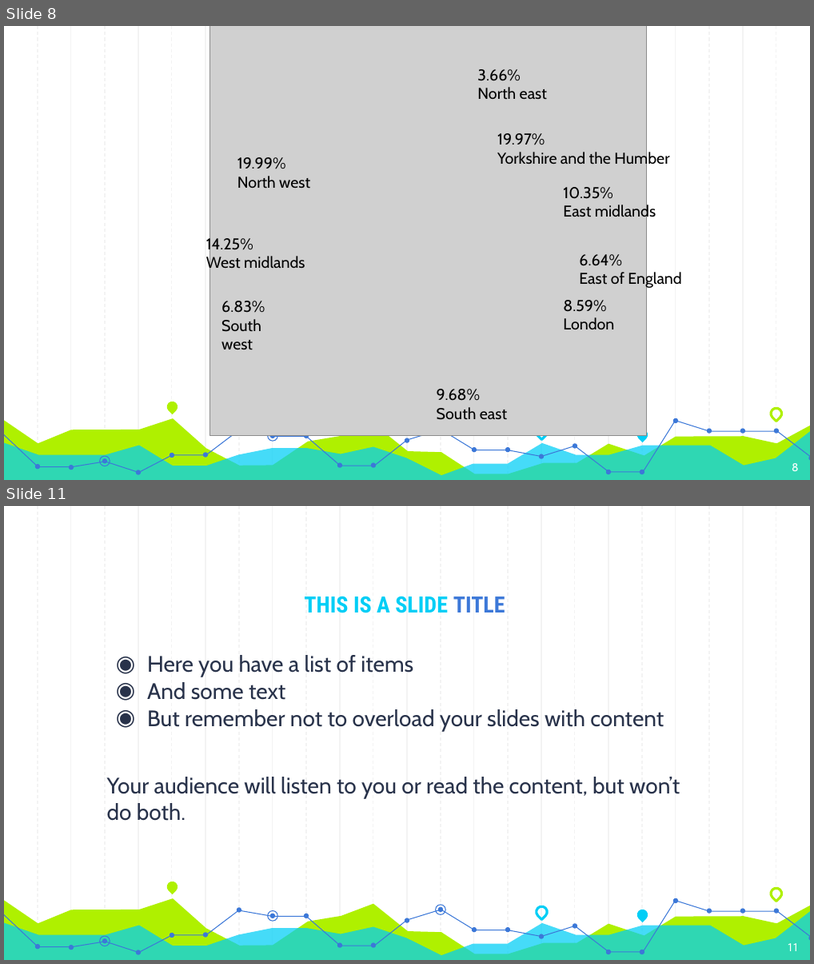
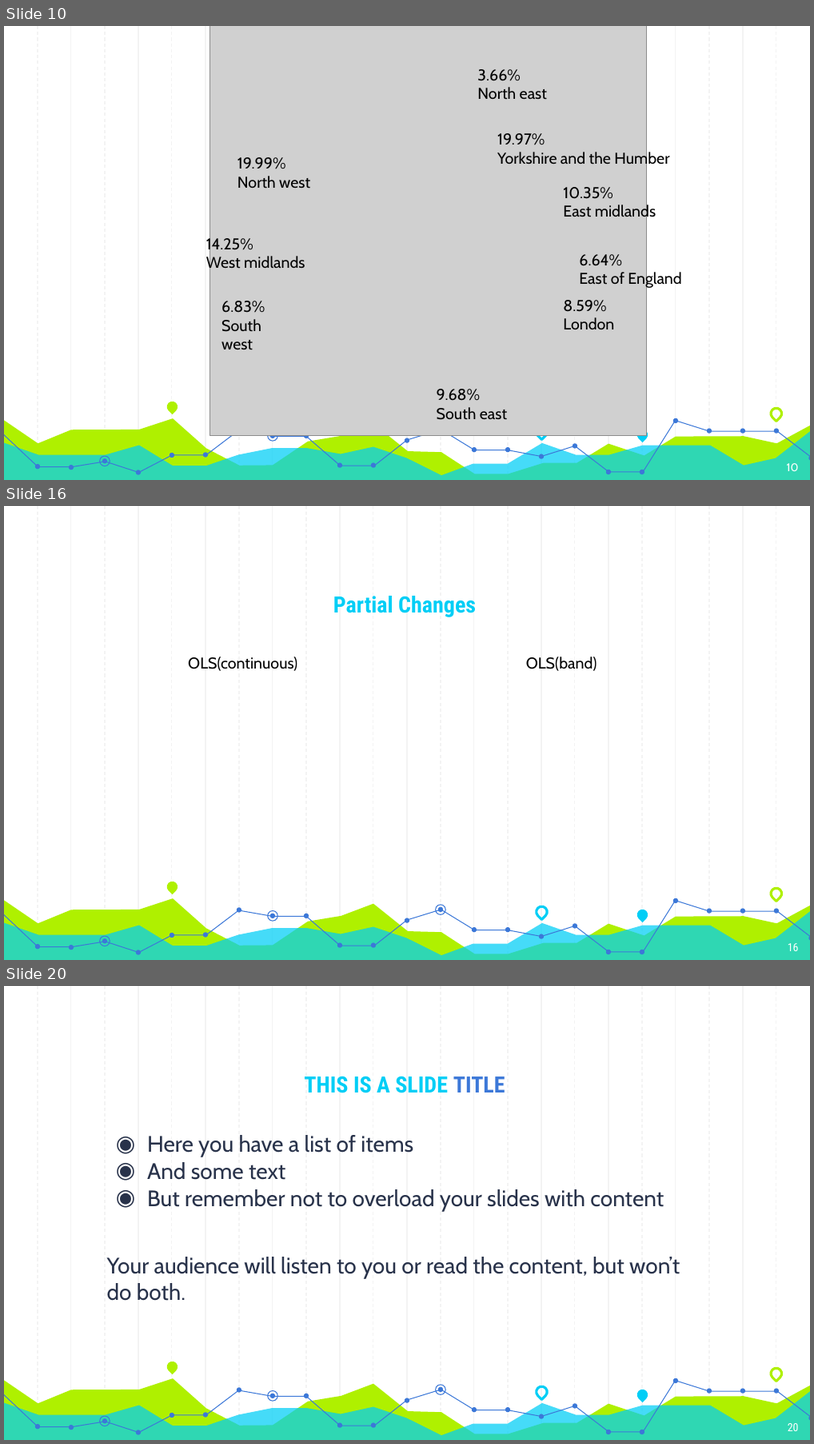
Before and after one commit to Sanchayan-Bhowal/Project-Energy-Economy, a slide deck: Project_ppt.pptx. Shown one above the other, each under a label of ours: slides 8 and 11 before the commit, slides 10, 16 and 20 after it; the slides between them are not shown. The pictures are 814x964 and 814x1444 pixels, drawn with LibreOffice and Linux fonts; fonts in the diff are those of the drawing; grey boxes stand for pictures. Boxes give left, top, right and bottom in pixels: in the first picture for what was removed or moved away, otherwise in the second. Text is boxed around its words. In the diff, an @@ line names an element or a change of style, - is before the commit and + after.

```diff
--- a/Project_ppt.pptx
+++ b/Project_ppt.pptx
@@ slide 16 added at bbox=[4, 506, 810, 960], background #FFFFFF; not listed: 59 template elements that a slide beside it also shows @@
@@ title added at bbox=[334, 596, 476, 617], 20 pt, text #00CEF6, bold @@
+Partial Changes
@@ text added at bbox=[188, 656, 298, 671], 14 pt, text #000000 @@
+OLS(continuous)
@@ text added at bbox=[526, 656, 598, 671], 14 pt, text #000000 @@
+OLS(band)
@@ page number added at bbox=[788, 943, 799, 951], 10 pt, text #FFFFFF @@
+16
@@ what was slide 8 is now slide 10 @@
@@ page number at bbox=[787, 463, 799, 471]: text changed @@
-8
+10
@@ what was slide 11 is now slide 20 @@
@@ page number at bbox=[788, 1423, 799, 1431]: text changed @@
-11
+20
```
Also in this commit, not shown: 7 slides changed, 9 other slides added, 1 slide removed, 1 other file.
